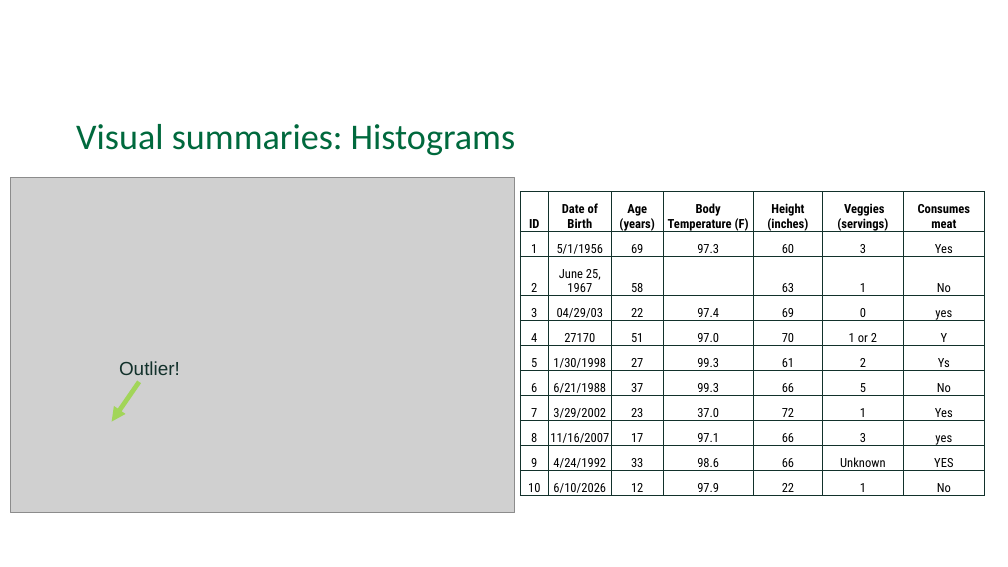
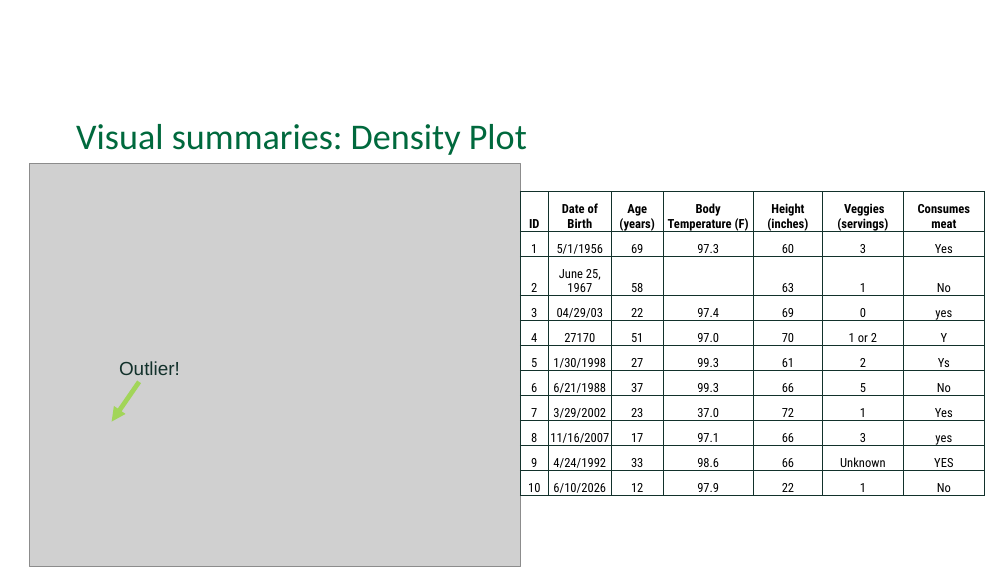
Before and after one commit to Dartmouth-Libraries/r_research-fundamentals_ws, a slide deck: slide 33 of slides/02a_Exploratory-Data-Analysis_EDA.pptx (slide 32 before the commit). Drawn at 1008x567 pixels with LibreOffice and Linux fonts; fonts in the diff are those of the drawing; grey boxes stand for pictures; background and template pictures are left out. Boxes give left, top, right and bottom in pixels: in the first picture for what was removed or moved away, otherwise in the second. Text is boxed around its words. In the diff, an @@ line names an element or a change of style, - is before the commit and + after.

```diff
--- a/slides/02a_Exploratory-Data-Analysis_EDA.pptx
+++ b/slides/02a_Exploratory-Data-Analysis_EDA.pptx
@@ text at bbox=[76, 124, 527, 155]: text changed @@
-Visual summaries: Histograms
+Visual summaries: Density Plot
@@ picture: place and size @@
-picture at bbox=[11, 178, 515, 513]
+picture at bbox=[29, 163, 521, 567]
```
Also in this commit, not shown: 7 other slides changed, 5 slides added.
